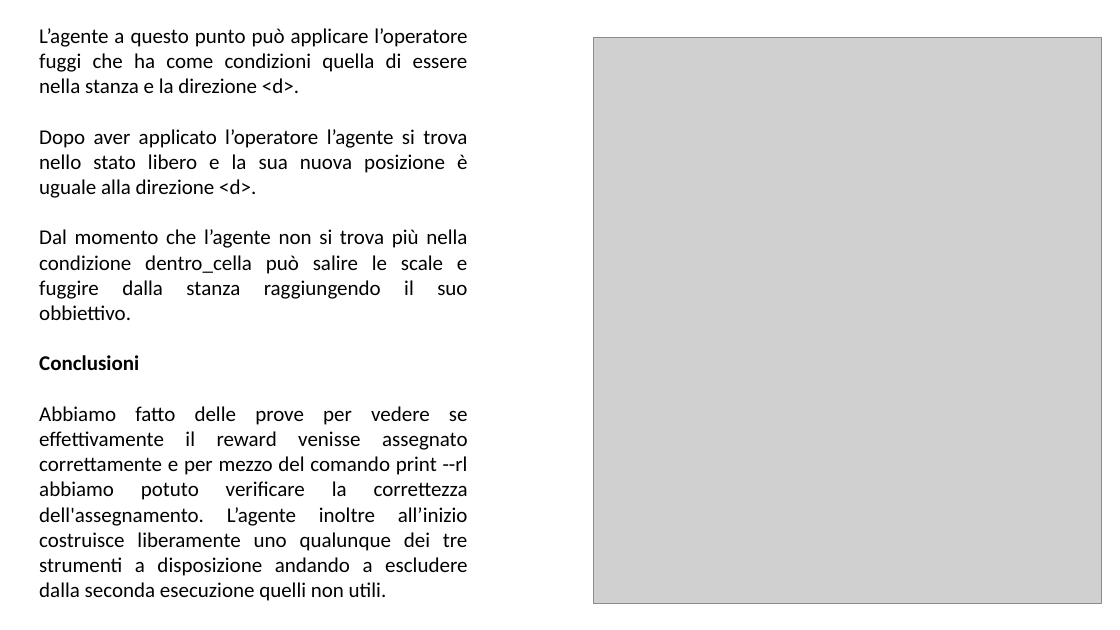
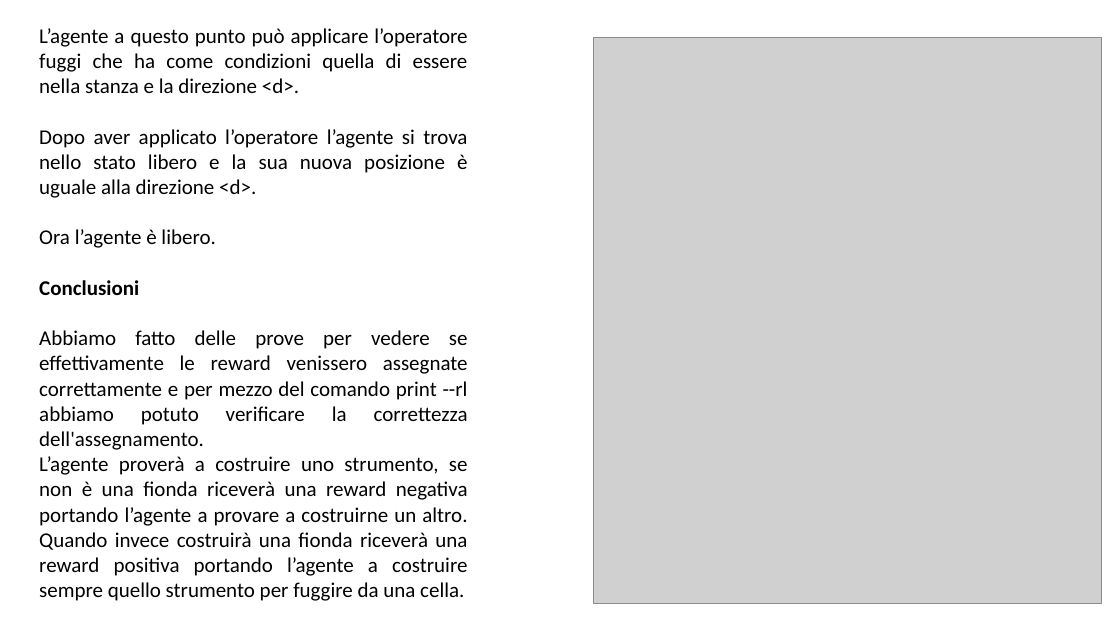
Before and after one commit to giargiapower/prolog-clingo-clips-soar, a slide deck: slide 9 of Presentazioni/Presentazione_soar.pptx. Drawn at 1120x630 pixels with LibreOffice and Linux fonts; fonts in the diff are those of the drawing; grey boxes stand for pictures. Boxes give left, top, right and bottom in pixels: in the first picture for what was removed or moved away, otherwise in the second. Text is boxed around its words. In the diff, an @@ line names an element or a change of style, - is before the commit and + after.

```diff
--- a/Presentazioni/Presentazione_soar.pptx
+++ b/Presentazioni/Presentazione_soar.pptx
@@ text at (x1=39, y1=229, x2=215, y2=248): text changed @@
-Dal momento che l’agente non si trova più nella condizione dentro_cella può salire le scale e fuggire dalla stanza raggiungendo il suo obbiettivo.
+Ora l’agente è libero.
@@ text at (x1=39, y1=330, x2=468, y2=601): text changed @@
-Abbiamo fatto delle prove per vedere se effettivamente il reward venisse assegnato correttamente e per mezzo del comando print --rl abbiamo potuto verificare la correttezza dell'assegnamento. L’agente inoltre all’inizio costruisce liberamente uno qualunque dei tre strumenti a disposizione andando a escludere dalla seconda esecuzione quelli non utili.
+Abbiamo fatto delle prove per vedere se effettivamente le reward venissero assegnate correttamente e per mezzo del comando print --rl abbiamo potuto verificare la correttezza dell'assegnamento.
+L’agente proverà a costruire uno strumento, se non è una fionda riceverà una reward negativa portando l’agente a provare a costruirne un altro. Quando invece costruirà una fionda riceverà una reward positiva portando l’agente a costruire sempre quello strumento per fuggire da una cella.
```
Also in this commit, not shown: 7 other slides changed.
